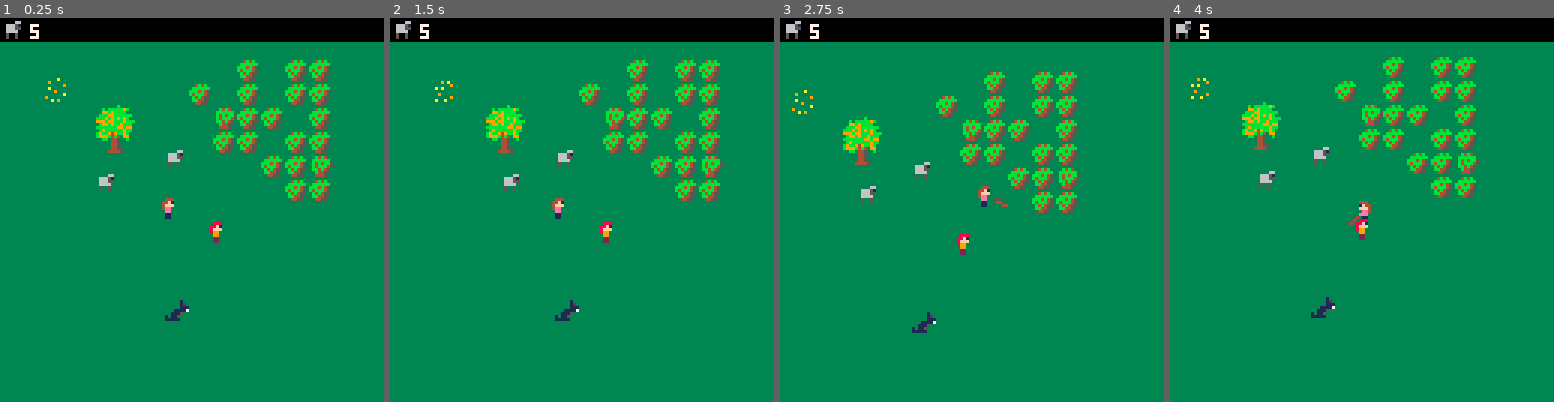
Above: before the commit, frames 1-4 (left to right).
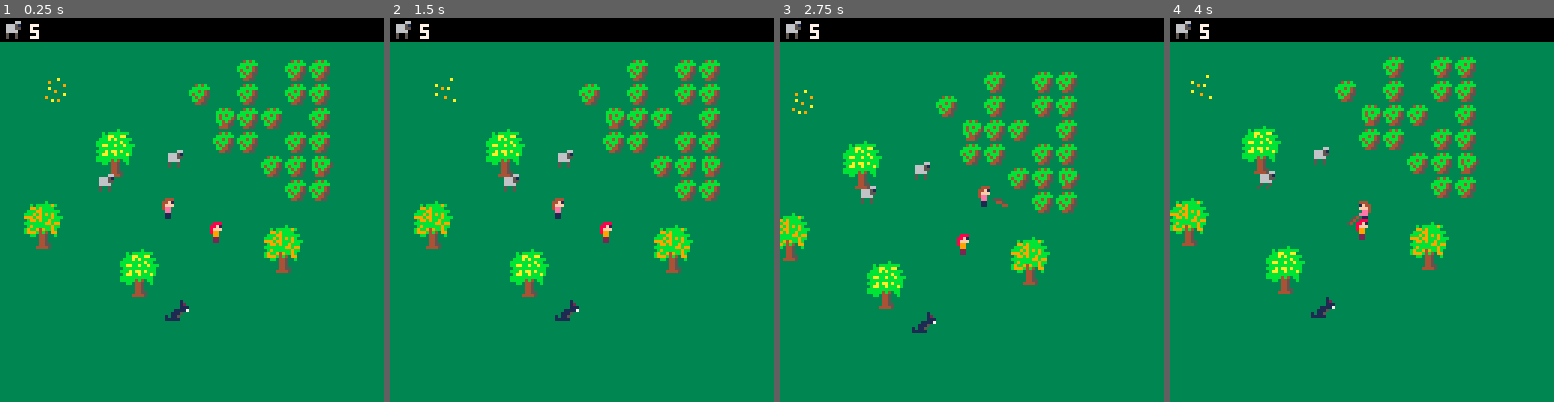
Above: after the commit, the same moments.

Repository: sdegutis/shepherdgame.com
Game: PICO-8 cartridge sheep.p8
Same seed, same stepped clock (60 frames per second), same inputs: the game is played once before the commit and once after it.
Inputs:
- Up to frame 1 (0.25 s): no input
- Up to frame 2 (1.5 s): tap X (X key) at 0.33, 1.07 s; tap O (Z key) at 0.7 s
- Up to frame 3 (2.75 s): hold Right 1.6-2.1 s; tap O (Z key) at 1.7, 2.1, 2.5 s; tap X (X key) at 1.85 s; hold Up 2.15-2.42 s; hold Right from 2.47 s (still down)
- Up to frame 4 (4 s): tap O (Z key) at 2.9, 3.3, 3.7 s; tap X (X key) at 2.97 s; release Right at 3.03 s; hold Left 3.08-3.58 s; hold Down 3.63-3.97 s

The runs differ from the first frame. In frame 1, 3.6% of the frame differs, in the area x 6-79%, y 22-73%; in frame 2, 3.7%, in the area x 6-79%, y 15-73%; in frame 3, 3.5%; in frame 4, 3.7%.

Commit message:
Better trees

Diff:
--- a/sheep.p8
+++ b/sheep.p8
@@ -9,17 +9,20 @@
 
 function _init()
 	emap={}
-
-	numsheep=0
-
-	_update = updategame
-	_draw = drawgame
-
 	for y=0,63 do
 		for x=0,127 do
 			local i = y*128+x
 			emap[i] = {}
-
+		end
+	end
+
+	numsheep=0
+
+	_update = updategame
+	_draw = drawgame
+
+	for y=0,63 do
+		for x=0,127 do
 			local s = mget(x,y)
 			if s==12 then
 				sarah=makeplayer(x,y,1)
@@ -39,9 +42,20 @@
 			elseif s==35 then
 				makeseed(x,y)
 				replacetile(x,y)
-			elseif s==37 or s==38 then
-				maketree(x,y,s)
+			elseif fget(s,2) then
+				local s2 = mget(x+1,y)
+				if s2==7 then
+					maketree(x,y,s,makeapple)
+					maketree(x+1,y,s+1,makeapple)
+				elseif s2==8 then
+					maketree(x,y,s,makebees)
+					maketree(x+1,y,s+1,makebees)
+				else
+					maketree(x,y,s)
+					maketree(x+1,y,s+1)
+				end
 				replacetile(x,y)
+				replacetile(x+1,y)
 			elseif s==57 then
 				makebush(x,y,makesheep)
 				replacetile(x,y)
@@ -231,7 +245,7 @@
 
 0 solid
 1 draw in front
-2
+2 left-tree, check right-tree
 3
 4
 5
@@ -323,7 +337,7 @@
 	end
 
 	if p.has=='bees' then
-		spr(39,x,y+3,1,1,f)
+		spr(22,x,y+3,1,1,f)
 	elseif p.has=='apple' then
 		spr(23,x,y+3,1,1,f)
 	end
@@ -424,10 +438,7 @@
 
 function act_stick(p,e)
 	if e.k=='tree' then
-		if e.apples > 0 then
-			e.apples -= 1
-			makeapple(e.x/8, e.y/8, p.d)
-		end
+		hittree(e, p.d)
 		return true
 	elseif e.k=='bush' then
 		hitbush(e)
@@ -865,7 +876,7 @@
 	end
 end
 
-function maketree(x,y,s)
+function maketree(x,y,s,itemfn)
 	add_to_emap({
 		k='tree',
 		x=x*8,
@@ -873,10 +884,19 @@
 		w=8,
 		h=8,
 		solid=true,
-		apples=5,
+		itemfn=itemfn,
 		s=s,
 		draw=drawsimple,
 	})
+end
+
+function hittree(e, d)
+	if e.itemfn then
+		local x=e.x/8+d
+		local y=e.y/8-1
+		e.itemfn(x,y,d)
+		e.itemfn=nil
+	end
 end
 
 function makeapple(x,y,d)
@@ -1044,7 +1064,7 @@
 
 
 __gff__
-0000000001010100000000000000000080000000010202000000000000000000800000000001010000000000000000008000000000000000000000000000000000000000000000000000000000000000000000000000000000000000000000000000000000000000000000000000000000000000000000000000000000000000
+0000000001010100000000000000000080000000010000000000000000000000800000000202020200000000000000008000000004010401000000000000000000000000000000000000000000000000000000000000000000000000000000000000000000000000000000000000000000000000000000000000000000000000
 0000000000000000000000000000000000000000000000000000000000000000000000000000000000000000000000000000000000000000000000000000000000000000000000000000000000000000000000000000000000000000000000000000000000000000000000000000000000000000000000000000000000000000
 __map__
 1414141414141404041414040404141414141414040404040404040404041414141414141414140404141414141414141414141414141414141414141414141414141414140404141404141414141414141414140404040404040414141414141414141414141414141414141414141414141414141414141414141414141414
@@ -1063,17 +1083,17 @@
 0400000000000000000000000000000000000000000000000000000000000000000000000000000000000000000000000000000000000000000000000000000000000000000000000000000000000000000000000000000000000000000000000000000000000000000000000000000000000000000000000000000000000004
 0400000000000000000000000000000000000000000000000000000000000000000000000000000000000000000000000000000000000000000000000000000000000000000000000000000000000000000000000000000000000000000000000000000000000000000000000000000000000000000000000000000000000014
 0400000000000000000000000000000000000000000000000000000000000000000000000000000000000000000000000000000000000000000000000000000000000000000000000000000000000009000000000000000000000000000000000000000000000000000000000000000000000000000000000000000000000014
-0400000000000000000000000000000000000000000000000000000000000000000000000000000000000000000000000000000000000000000000000000000000000000151600000000000000000000000000000000000000000000000000000000000000000000000000000000000000000000000000000000000000000014
-0400000000000000000000000000000000000000000000000000000000000000000000000000000000000000000000000000000000000000000000000000000000000000252600000000000000000000000000000003000303000000000000000000000000000000000000000000000000000000000000000000000000000014
+0400000000000000000000000000000000000000000000000000000000000000000000000000000000000000000000000000000000000000000000000000000000000000000000000000000000000000000000000000000000000000000000000000000000000000000000000000000000000000000000000000000000000014
+0400000000000000000000000000000000000000000000000000000000000000000000000000000000000000000000000000000000000000000000000000000000000000000000000000000000000000000000000003000303000000000000000000000000000000000000000000000000000000000000000000000000000014
 0400000000000000000000000000000000000000000000000000000000000000000000000000000000000000000000000000000000000000000000000000000000000000000000000000000000080000000000030003000303000000000000000000000000000000000000000000000000000000000000000000000000000014
-0400000000000000000000000000000000000000000000000000000000000000000000000000000000000000000000000000000000000000000000000000000000000000000000000000090000000015160000003803030003000000000000000000000000000000000000000000000000000000000000000000000000000004
-0400000000000000000000000000000000000000000000000000000000000000000000000000000000000000000000000000000000000000000000050500000005050000000000000000000000000025260000000303000303000000000000000000000000000000000000000000000000000000000000000000000000000404
-0400000000000000000000000000000000000000000000000000000000000000000000000000000000000000000000000000000000000000000505051010101005050505000000000000000000000000000009000000030339000000000000000000000000000000000000000000000000000000000000000000000000000414
+0400000000000000000000000000000000000000000000000000000000000000000000000000000000000000000000000000000000000000000000000000000000000000000000000000090000000000000000003803030003000000000000000000000000000000000000000000000000000000000000000000000000000004
+0400000000000000000000000000000000000000000000000000000000000000000000000000000000000000000000000000000000000000000000050500000005050000000000000000000000000026270000000303000303000000000000000000000000000000000000000000000000000000000000000000000000000404
+0400000000000000000000000000000000000000000000000000000000000000000000000000000000000000000000000000000000000000000505051010101005050505000000000000000000000036370009000000030339000000000000000000000000000000000000000000000000000000000000000000000000000414
 0400000000000000000000000000000000000000000000000000000000000000000000000000000000000000000000000000000000000005050510101010101010101010050505000000000000000009000000000000000303000000000000000000000000000000000000000000000000000000000000000000000000000414
-140000000000000000000000000000000000000000000000000000000000000000000000000000000000000000000000000000000000050510101010102020202010101010100505000000000000000000000c000000000000000000000000000000000000000000000000000000000000000000000000000000000000000414
-0400000000000000000000000000000000000000000000000000000000000000000000000000000000000000000000000000000000000610101030202020202030202010101005050500000000000000000000000d00000000000000000000000000000000000000000000000000000000000000000000000000000000000414
-0404000000000000000000000000000000000000000000000000000000000000000000000000000000000000000000000000000000050510101020202020202020202020101020050505000000000000000000000000000000000000000000000000000000000000000000000000000000000000000000000000000000040414
-1404000000000000000000000000000000000000000000000000000000000000000000000000000000000000000000000000000000061010102020202020303020202020201010100505000000000000000000000000000000000000000000000000000000000000000000000000000000000000000000000000000000000414
+140000000000000000000000000000000000000000000000000000000000000000000000000000000000000000000000000000000000050510101010102020202010101010100505000000002425000000000c000000000000000000000000000000000000000000000000000000000000000000000000000000000000000414
+0400000000000000000000000000000000000000000000000000000000000000000000000000000000000000000000000000000000000610101030202020202030202010101005050500000034080000000000000d00242500000000000000000000000000000000000000000000000000000000000000000000000000000414
+0404000000000000000000000000000000000000000000000000000000000000000000000000000000000000000000000000000000050510101020202020202020202020101020050505000000000000262700000000343500000000000000000000000000000000000000000000000000000000000000000000000000040414
+1404000000000000000000000000000000000000000000000000000000000000000000000000000000000000000000000000000000061010102020202020303020202020201010100505000000000000360700000000000000000000000000000000000000000000000000000000000000000000000000000000000000000414
 140400000000000000000000000000000000000000000000000000000000000000000000000000000000000000000000000000000006101030302020202020202020202020201010200600000000000000000a000000000000000000000000000000000000000000000000000000000000000000000000000000000000000404
 1404000000000000000000000000000000000000000000000000000000000000000000000000000000000000000000000000000000061010202020202020202020202030302020101005050000000000000000000000000000000000000000000000000000000000000000000000000000000000000000000000000000000404
 1404040000000000000000000000000000000000000000000000000000000000000000000000000000000000000000000000000005051010202020302020202020202020202020201020060000000000000000000000000000000000000000000000000000000000000000000000000000000000000000000000000000000404
Not shown, changed: 24 lines of the sprite sheet (__gfx__) section of sheep.p8
